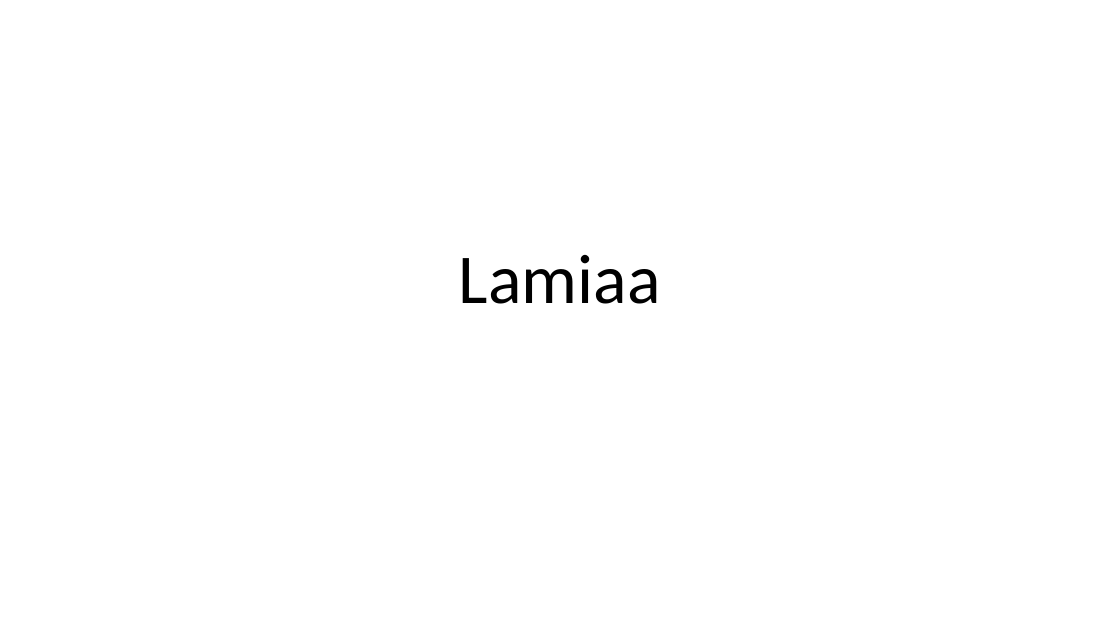
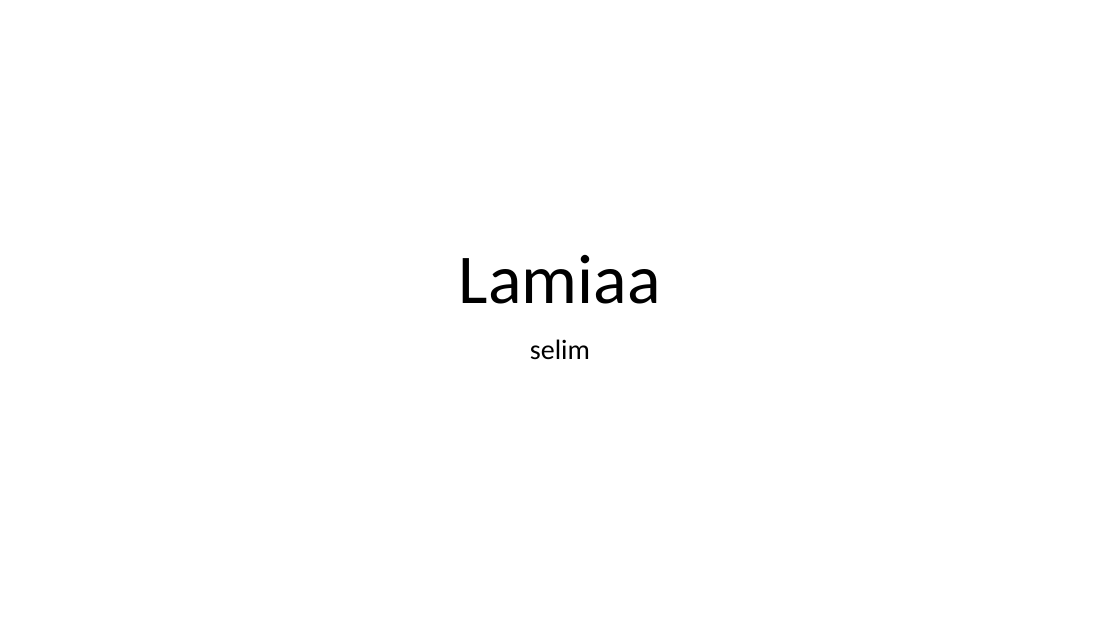
Before and after one commit to Esraa-Selim/test, a slide deck: slide 1 of 012.pptx. Drawn at 1120x630 pixels with LibreOffice and Linux fonts; fonts in the diff are those of the drawing. Boxes give left, top, right and bottom in pixels: in the first picture for what was removed or moved away, otherwise in the second. Text is boxed around its words. In the diff, an @@ line names an element or a change of style, - is before the commit and + after.

Commit message:
add last name

```diff
--- a/012.pptx
+++ b/012.pptx
@@ subtitle added at [530,339,590,360], 24 pt, text #000000 @@
+selim
```
